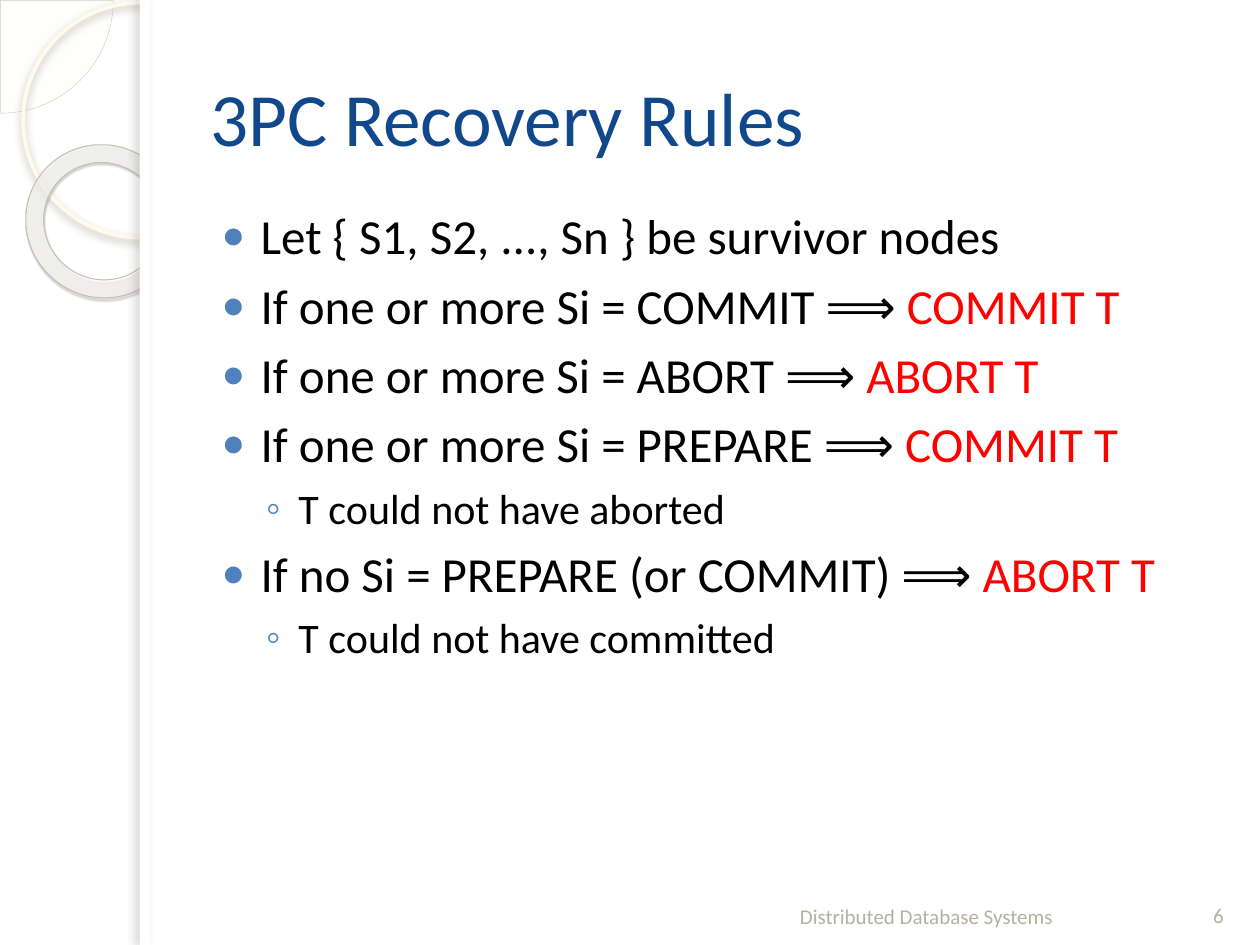
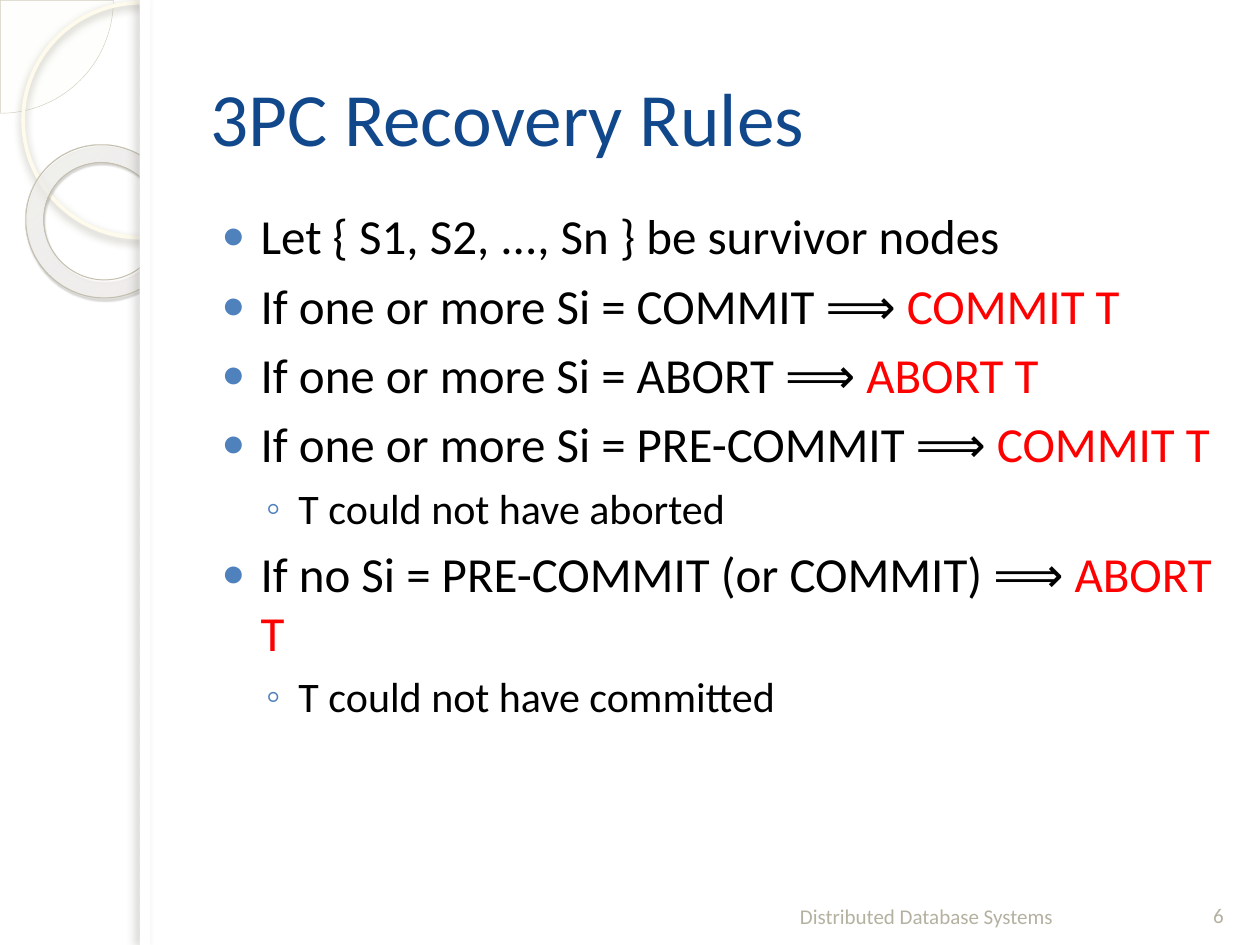
Before and after one commit to fanju1984/ddb, a slide deck: slide 6 of Fall_2018/Slides/12-Distributed_DBMS_Reliability-3.pptx. Drawn at 1260x945 pixels with LibreOffice and Linux fonts; fonts in the diff are those of the drawing; background and template pictures are left out. Boxes give left, top, right and bottom in pixels: in the first picture for what was removed or moved away, otherwise in the second. Text is boxed around its words. In the diff, an @@ line names an element or a change of style, - is before the commit and + after.

Commit message:
Updated slides

```diff
--- a/Fall_2018/Slides/12-Distributed_DBMS_Reliability-3.pptx
+++ b/Fall_2018/Slides/12-Distributed_DBMS_Reliability-3.pptx
@@ text at (261,428,1210,463): text changed @@
-● If one or more Si = PREPARE ⟹ COMMIT T
+● If one or more Si = PRE-COMMIT ⟹ COMMIT T
@@ text at (261,556,1212,651): text changed @@
-● If no Si = PREPARE (or COMMIT) ⟹ ABORT T
+● If no Si = PRE-COMMIT (or COMMIT) ⟹ ABORT T
```
Also in this commit, not shown: 2 other slides changed, 12 slides added, 3 other files.
